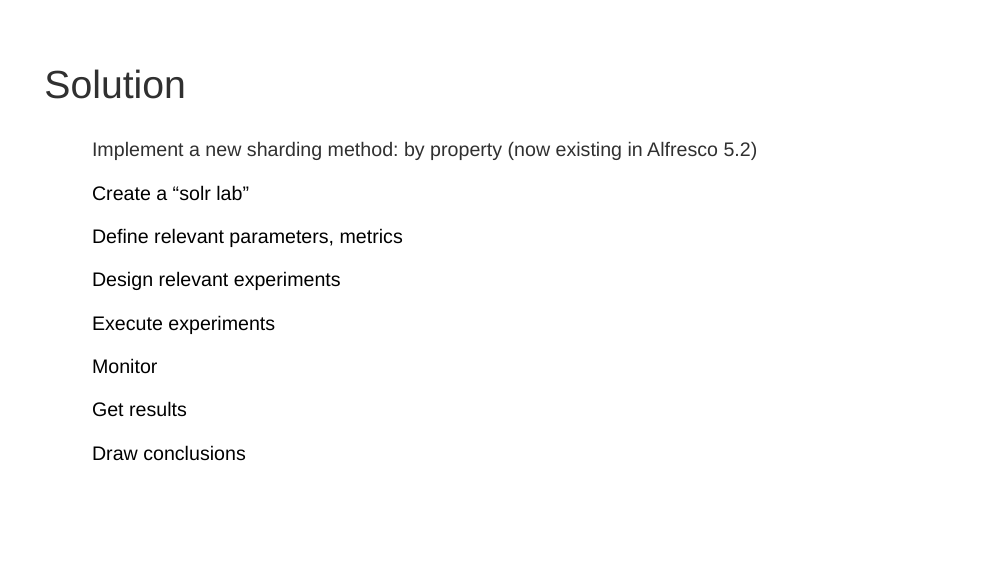
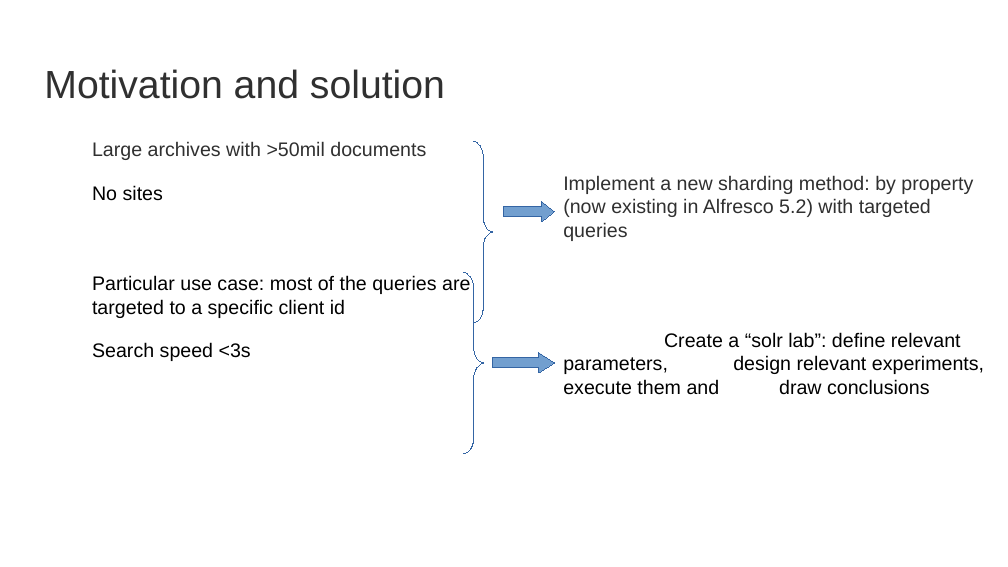
Before and after one commit to OrderOfTheBee/beecon, a slide deck: slide 3 of 2017/assets/files/L21/BeeCon2017.odp. Drawn at 1008x567 pixels with LibreOffice and Linux fonts; fonts in the diff are those of the drawing; background and template pictures are left out. Boxes give left, top, right and bottom in pixels: in the first picture for what was removed or moved away, otherwise in the second. Text is boxed around its words. In the diff, an @@ line names an element or a change of style, - is before the commit and + after.

```diff
--- a/2017/assets/files/L21/BeeCon2017.odp
+++ b/2017/assets/files/L21/BeeCon2017.odp
@@ title at [44, 69, 445, 99]: text changed @@
-Solution
+Motivation and solution
@@ text added at [92, 141, 470, 361], 14 pt, text #000000 @@
+● Large archives with >50mil documents
+● No sites
+● Particular use case: most of the queries are targeted to a specific client id
+● Search speed <3s
@@ freeform shape added at [474, 141, 493, 323], outline #3465A4 0 pt @@
@@ text at [563, 175, 984, 395]: text changed @@
-● Implement a new sharding method: by property (now existing in Alfresco 5.2)
-● Create a “solr lab”
-● Define relevant parameters, metrics
-● Design relevant experiments
-● Execute experiments
-● Monitor
-● Get results
-● Draw conclusions
+Implement a new sharding method: by property (now existing in Alfresco 5.2) with targeted queries
+Create a “solr lab”: define relevant parameters, design relevant experiments, execute them and draw conclusions
@@ right arrow added at [504, 202, 554, 222], fill #729FCF, outline #3465A4 0 pt @@
@@ freeform shape added at [464, 272, 484, 454], outline #3465A4 0 pt @@
@@ right arrow added at [493, 353, 554, 373], fill #729FCF, outline #3465A4 0 pt @@
```
Also in this commit, not shown: 7 other slides changed, 2 slides added, 2 slides removed, 15 other files.
